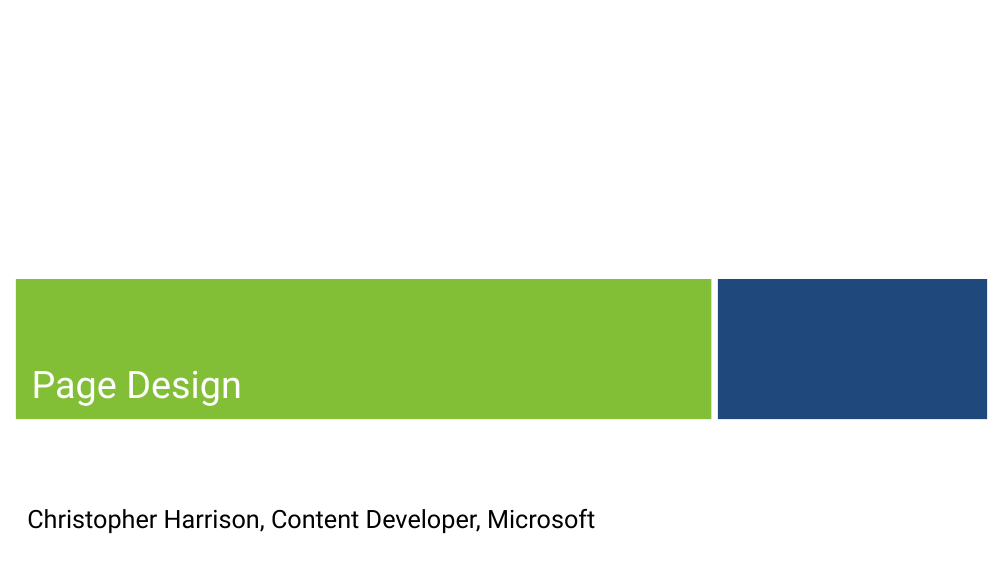
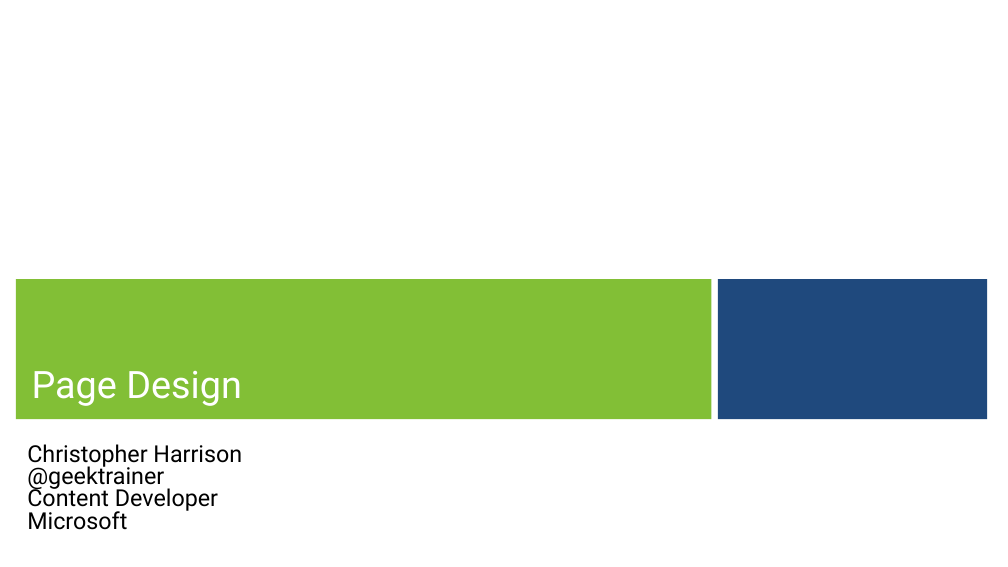
Before and after one commit to zmy/Bootstrap-edX, a slide deck: slide 1 of Slides/Week 1 - Part 2 - Page layout.pptx. Drawn at 1008x567 pixels with LibreOffice and Linux fonts; fonts in the diff are those of the drawing; background and template pictures are left out. Boxes give left, top, right and bottom in pixels: in the first picture for what was removed or moved away, otherwise in the second. Text is boxed around its words. In the diff, an @@ line names an element or a change of style, - is before the commit and + after.

```diff
--- a/Slides/Week 1 - Part 2 - Page layout.pptx
+++ b/Slides/Week 1 - Part 2 - Page layout.pptx
@@ subtitle at (x1=27, y1=444, x2=242, y2=530): text changed; size 24 to 22.2 pt @@
-Christopher Harrison, Content Developer, Microsoft
+Christopher Harrison
+@geektrainer
+Content Developer
+Microsoft
```
Also in this commit, not shown: 1 other slide changed, 11 other files.
